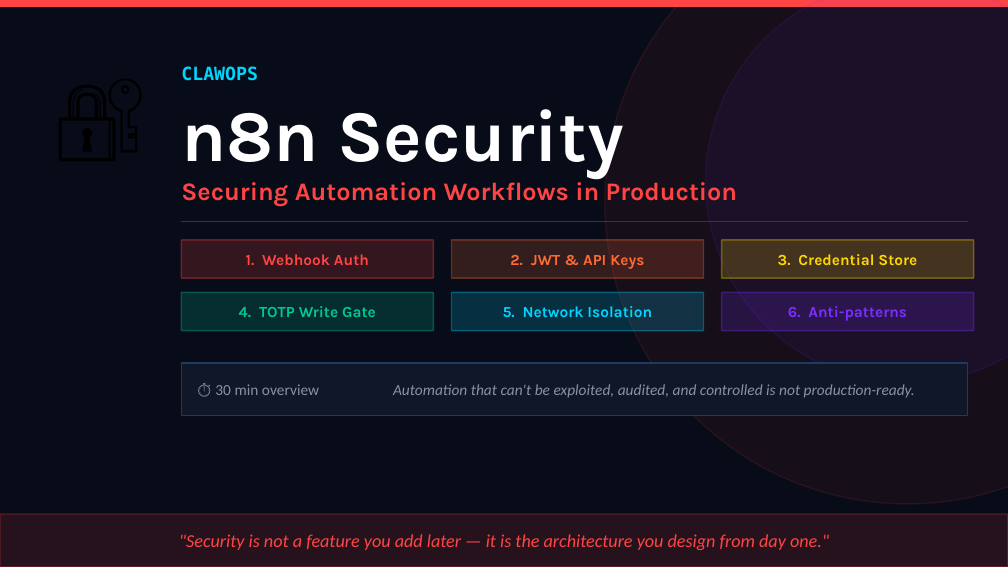
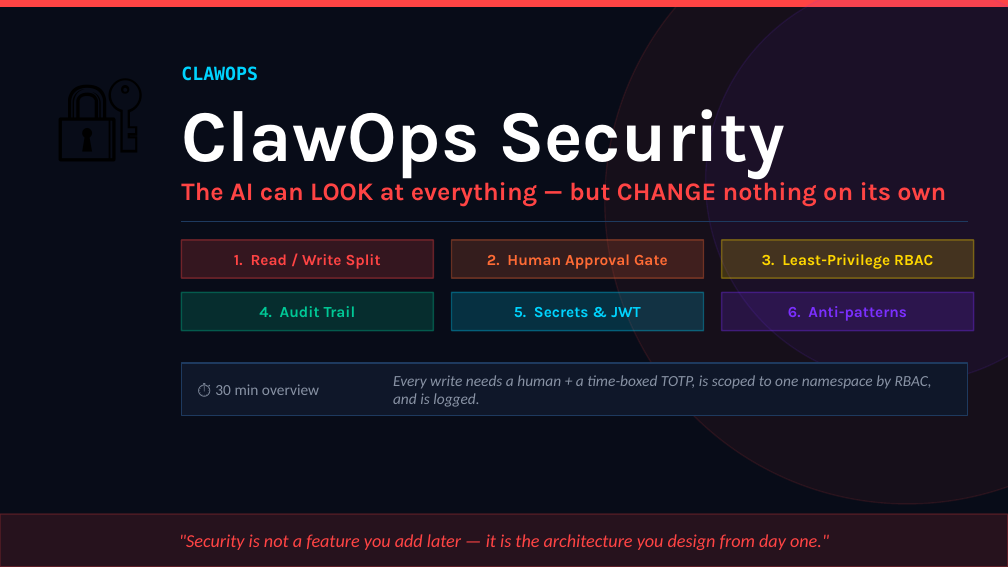
Before and after one commit to yanivomc/n8nWorkShop, a slide deck: slide 1 of slides/clawops-security.pptx. Drawn at 1008x567 pixels with LibreOffice and Linux fonts; fonts in the diff are those of the drawing. Boxes give left, top, right and bottom in pixels: in the first picture for what was removed or moved away, otherwise in the second. Text is boxed around its words. In the diff, an @@ line names an element or a change of style, - is before the commit and + after.

```diff
--- a/slides/clawops-security.pptx
+++ b/slides/clawops-security.pptx
@@ text at <box>181,109,785,178</box>: text changed @@
-n8n Security
+ClawOps Security
@@ text at <box>181,178,946,207</box>: text changed @@
-Securing Automation Workflows in Production
+The AI can LOOK at everything — but CHANGE nothing on its own
@@ text at <box>234,254,381,269</box>: text changed @@
-1. Webhook Auth
+1. Read / Write Split
@@ text at <box>487,254,668,269</box>: text changed @@
-2. JWT & API Keys
+2. Human Approval Gate
@@ text at <box>762,254,933,269</box>: text changed @@
-3. Credential Store
+3. Least-Privilege RBAC
@@ text at <box>259,306,356,317</box>: text changed @@
-4. TOTP Write Gate
+4. Audit Trail
@@ text at <box>514,307,641,317</box>: text changed @@
-5. Network Isolation
+5. Secrets & JWT
@@ text at <box>393,375,932,407</box>: text changed @@
-Automation that can't be exploited, audited, and controlled is not production-ready.
+Every write needs a human + a time-boxed TOTP, is scoped to one namespace by RBAC, and is logged.
```
Also in this commit, not shown: 4 other slides changed, 2 slides added, 2 slides removed, 2 other files.
